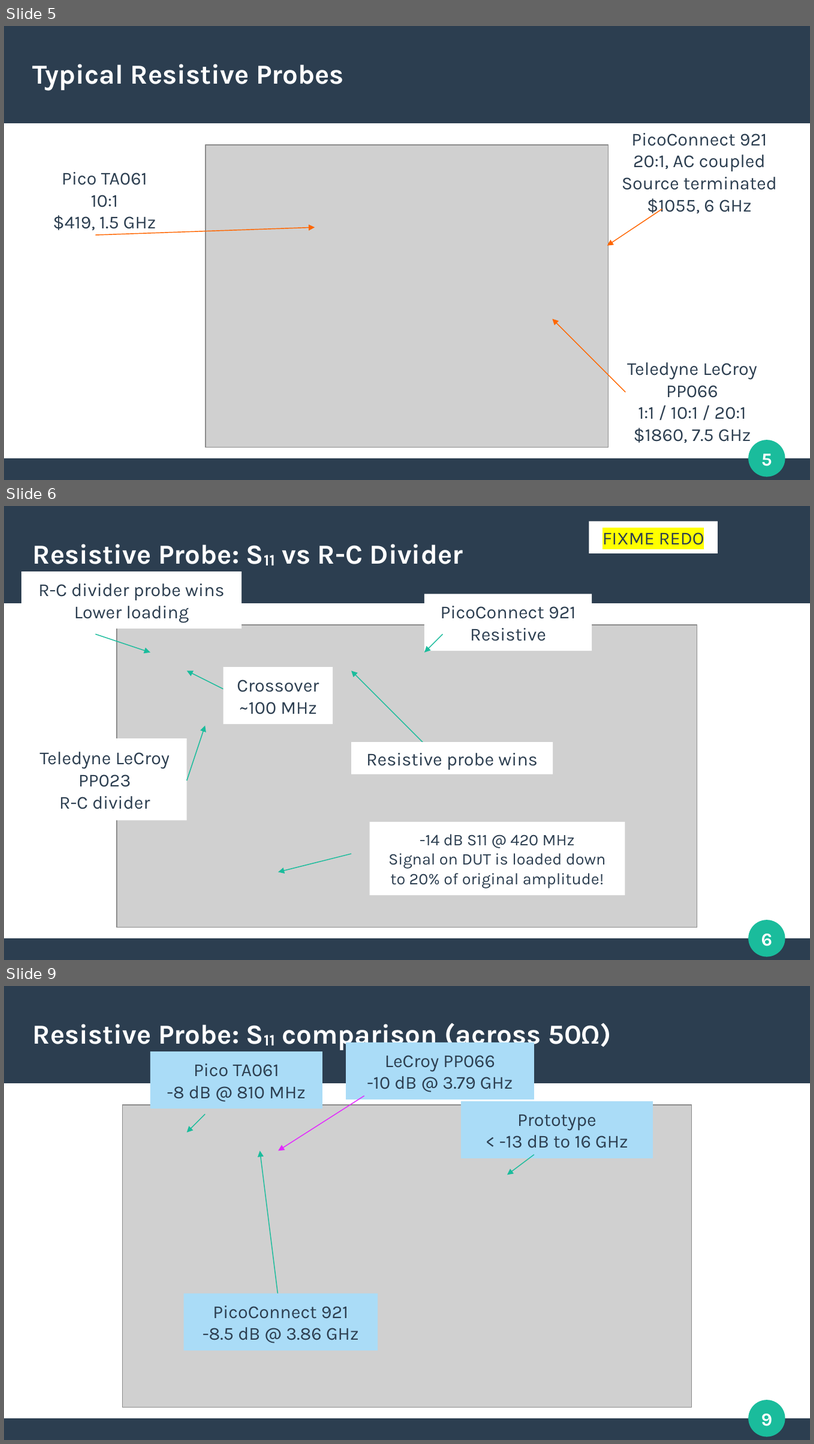
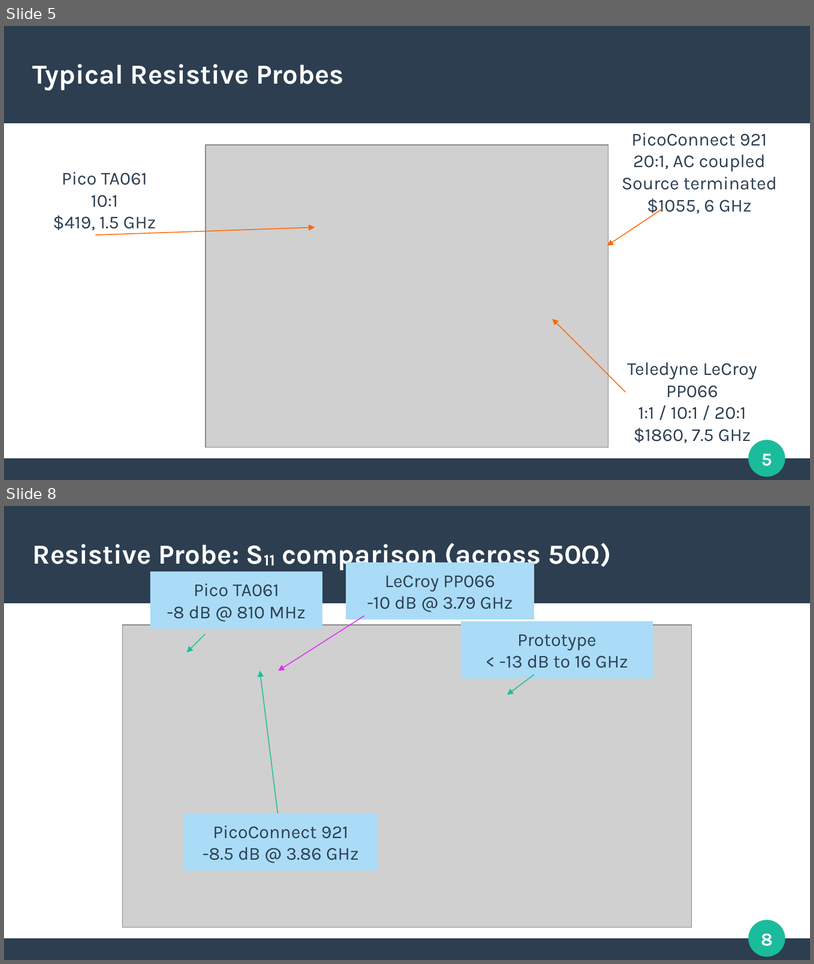
Before and after one commit to azonenberg/electronics-training, a slide deck: oscilloscope-probing/sec03-resistive.odp. Shown one above the other, each under a label of ours: slides 5, 6 and 9 before the commit, slides 5 and 8 after it; the slides between them are not shown. The pictures are 814x1444 and 814x964 pixels, drawn with LibreOffice and Linux fonts; fonts in the diff are those of the drawing; grey boxes stand for pictures. Boxes give left, top, right and bottom in pixels: in the first picture for what was removed or moved away, otherwise in the second. Text is boxed around its words. In the diff, an @@ line names an element or a change of style, - is before the commit and + after.

```diff
--- a/oscilloscope-probing/sec03-resistive.odp
+++ b/oscilloscope-probing/sec03-resistive.odp
@@ slide 6 removed at [4,506,810,960], background #FFFFFF; not listed: 4 template elements that a slide beside it also shows @@
@@ rectangle removed at [590,522,718,553] @@
-FIXME REDO
@@ title removed at [33,544,463,564] @@
-Resistive Probe: S11 vs R-C Divider
@@ rectangle removed at [21,571,242,628] @@
-R-C divider probe wins
-Lower loading
@@ rectangle removed at [425,594,593,651] @@
-PicoConnect 921
-Resistive
@@ picture removed at [117,625,698,927] @@
@@ arrow removed from (95, 634) to (150, 652) @@
@@ arrow removed from (443, 634) to (425, 652) @@
@@ rectangle removed at [224,667,333,724] @@
-Crossover
-~100 MHz
@@ arrow removed from (224, 689) to (187, 670) @@
@@ arrow removed from (425, 744) to (351, 670) @@
@@ rectangle removed at [22,739,187,820] @@
-Teledyne LeCroy
-PP023
-R-C divider
@@ arrow removed from (187, 780) to (205, 726) @@
@@ rectangle removed at [351,742,554,775] @@
-Resistive probe wins
@@ rectangle removed at [370,822,625,895] @@
--14 dB S11 @ 420 MHz
-Signal on DUT is loaded down
-to 20% of original amplitude!
@@ arrow removed from (351, 853) to (278, 872) @@
@@ what was slide 9 is now slide 8 @@
@@ page number at [761,933,773,946]: text changed @@
-9
+8
```
Also in this commit, not shown: 3 slides changed, 1 slide added, 2 other slides removed, 6 other files.
